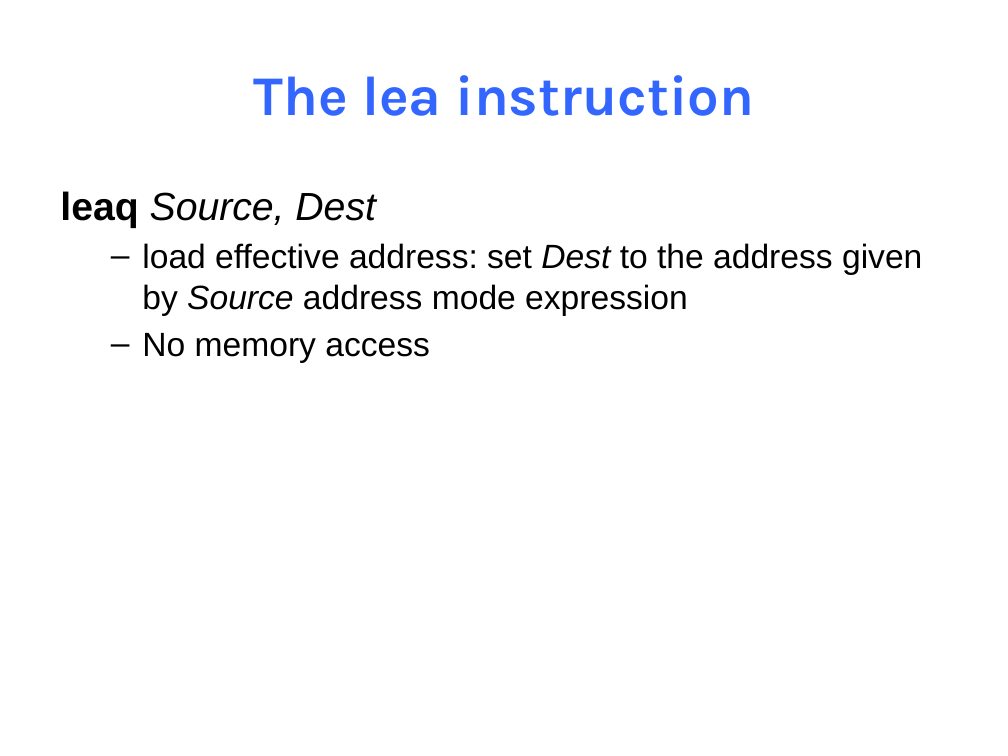
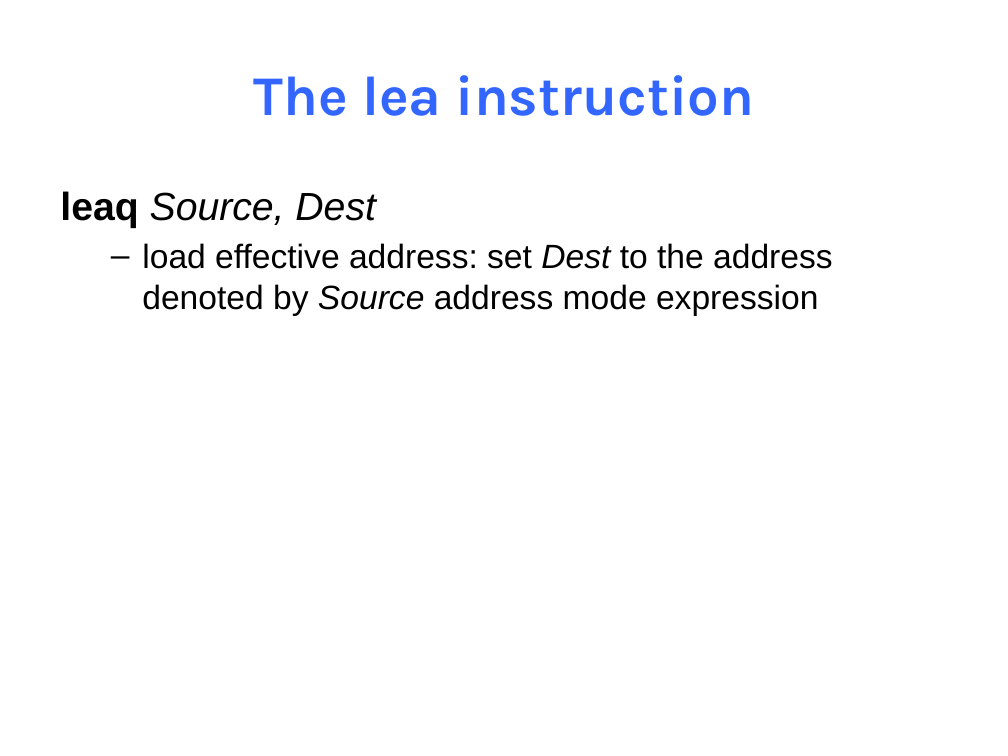
Before and after one commit to NYU-CSO/nyu-cso.github.io, a slide deck: slide 70 of notes/07-Machine_Basic.pptx (slide 76 before the commit). Drawn at 1008x756 pixels with LibreOffice and Linux fonts; fonts in the diff are those of the drawing. Boxes give left, top, right and bottom in pixels: in the first picture for what was removed or moved away, otherwise in the second. Text is boxed around its words. In the diff, an @@ line names an element or a change of style, - is before the commit and + after.

```diff
--- a/notes/07-Machine_Basic.pptx
+++ b/notes/07-Machine_Basic.pptx
@@ text at (142,243,833,316): text changed @@
-  – load effective address: set Dest to the address given by Source address mode expression
-  – No memory access
+  – load effective address: set Dest to the address denoted by Source address mode expression
```
Also in this commit, not shown: 17 other slides changed, 3 slides added, 9 slides removed, 1 other file.
